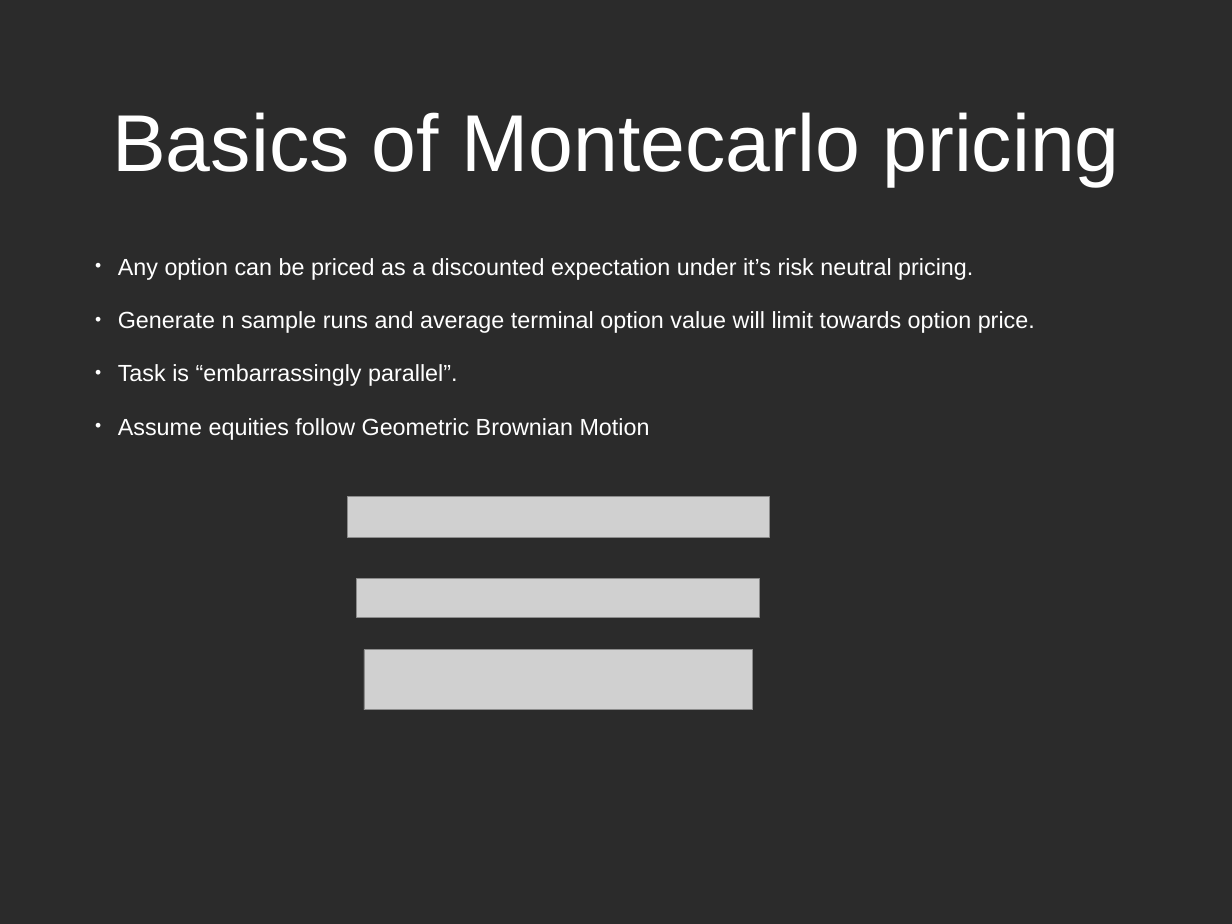
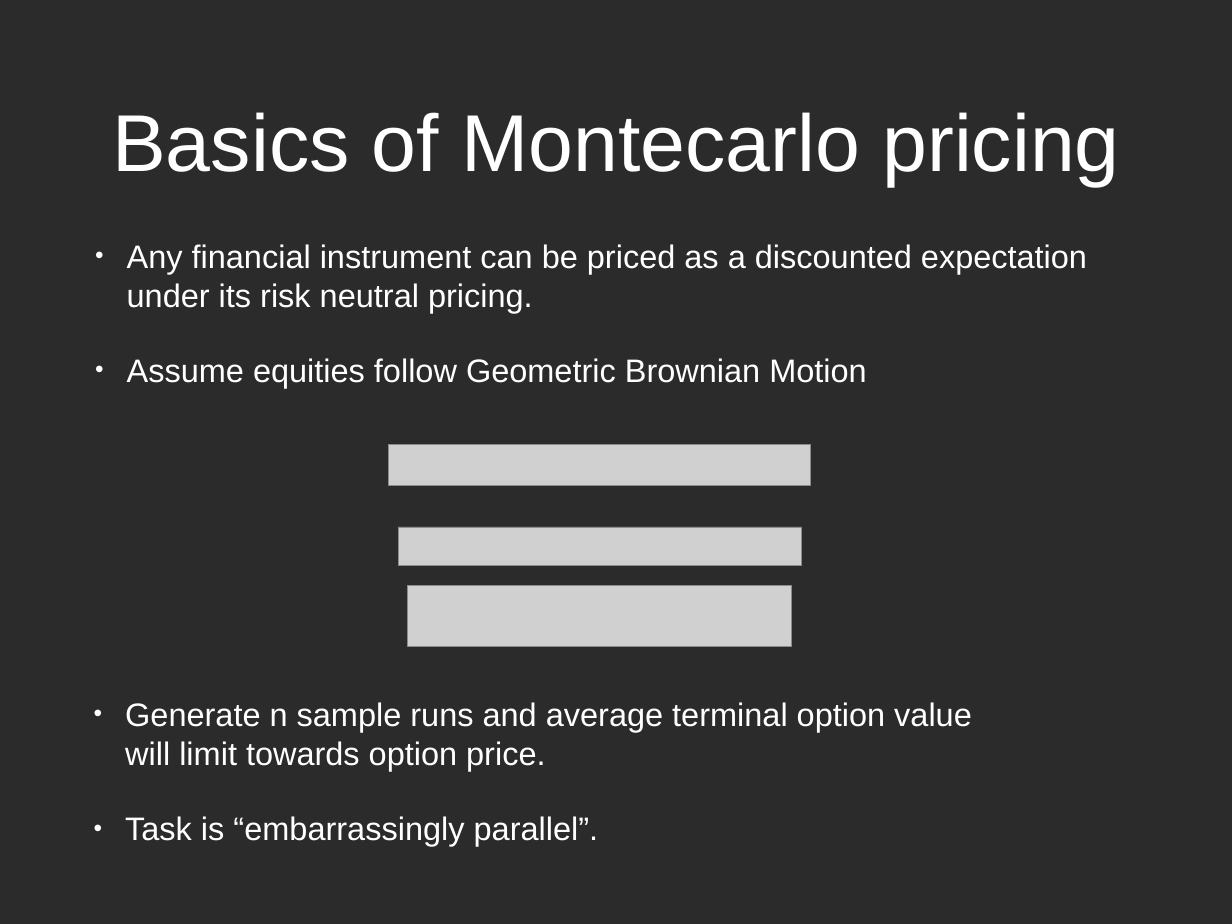
Before and after one commit to pirateb/barrier_options, a slide deck: slide 4 of presentation.pptx. Drawn at 1232x924 pixels with LibreOffice and Linux fonts; fonts in the diff are those of the drawing; grey boxes stand for pictures; background and template pictures are left out; a plain dark background stands for a picture behind light text. Boxes give left, top, right and bottom in pixels: in the first picture for what was removed or moved away, otherwise in the second. Text is boxed around its words. In the diff, an @@ line names an element or a change of style, - is before the commit and + after.

Commit message:
rearrange montecarlo slide

```diff
--- a/presentation.pptx
+++ b/presentation.pptx
@@ text "Any financial instrument can be ...": place and size @@
-text "Any financial instrument can be ..." at (118, 258, 1035, 440)
+text "Any financial instrument can be ..." at (127, 244, 1087, 388)
@@ text at (127, 244, 1087, 313): text changed; size 19.4 to 27 pt @@
-• Any option can be priced as a discounted expectation under it’s risk neutral pricing.
-• Generate n sample runs and average terminal option value will limit towards option price.
-• Task is “embarrassingly parallel”.
+• Any financial instrument can be priced as a discounted expectation under its risk neutral pricing.
@@ text at (127, 358, 867, 388): size 19.4 to 27 pt in "Assume equities follow Geometric Brownian Motion"; indent changed; more space between paragraphs @@
@@ picture: place and size @@
-picture at (347, 496, 770, 537)
+picture at (389, 444, 812, 485)
@@ picture: place and size @@
-picture at (357, 579, 760, 617)
+picture at (399, 527, 801, 565)
@@ picture added at (408, 586, 792, 645) @@
@@ picture removed at (364, 650, 753, 710) @@
@@ text added at (125, 702, 972, 846), 27 pt, text #FFFFFF @@
+• Generate n sample runs and average terminal option value will limit towards option price.
+• Task is “embarrassingly parallel”.
```
